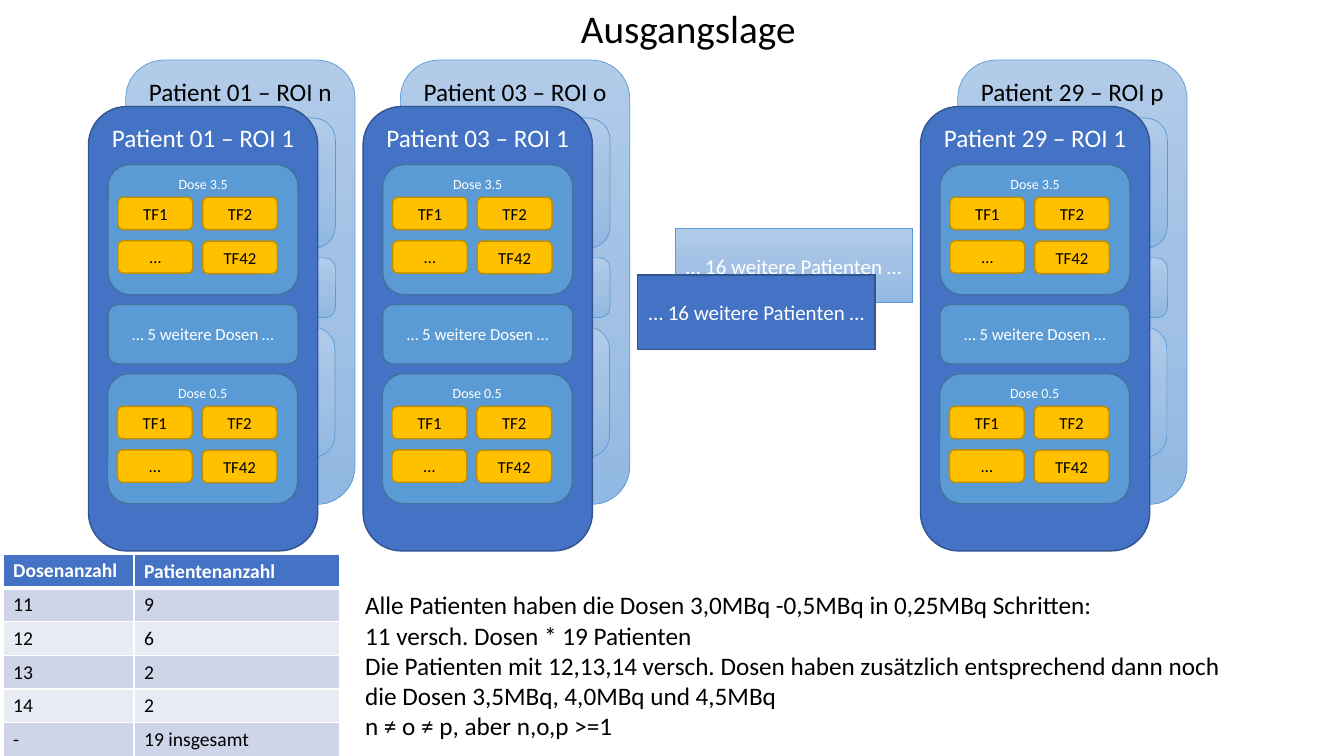
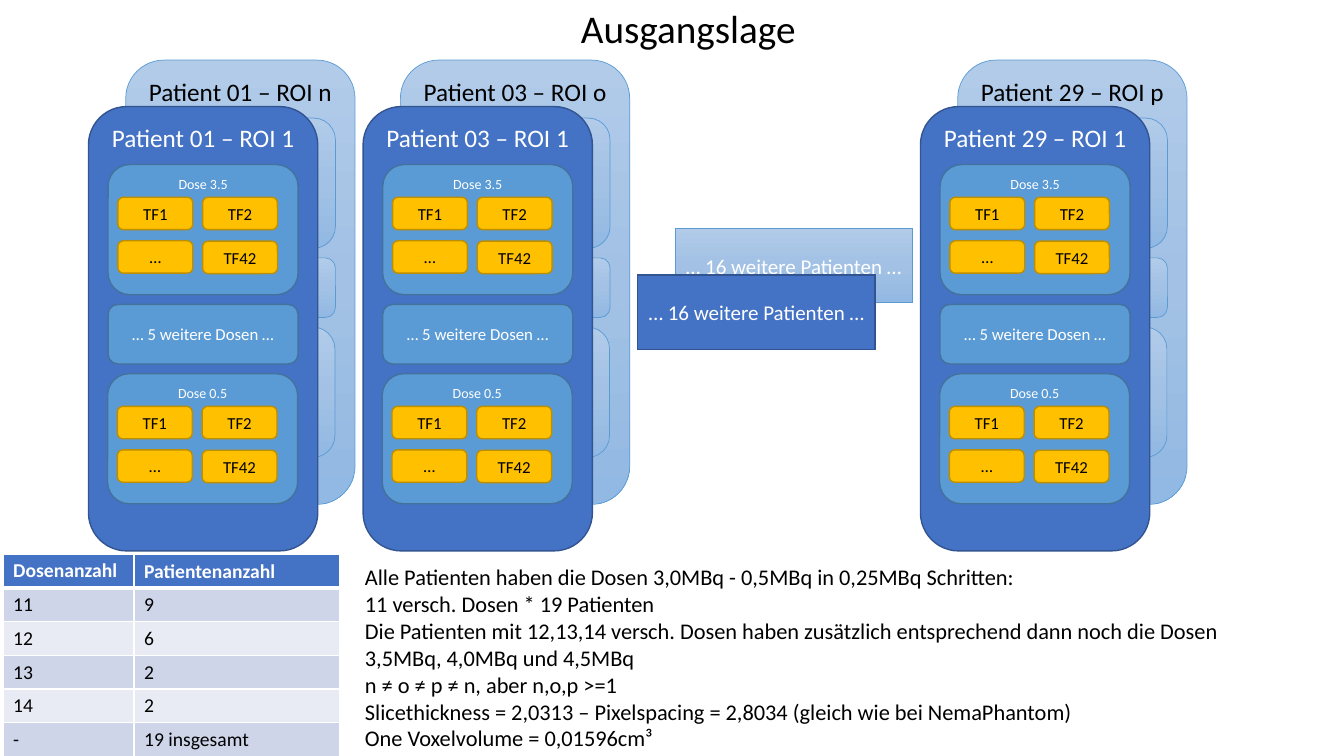
Before and after one commit to thomaskuestner/TAToolbox, a slide deck: slide 1 of Matthias/02-Patients3MBq/Was_wird_wie_getestet.pptx. Drawn at 1344x756 pixels with LibreOffice and Linux fonts; fonts in the diff are those of the drawing. Boxes give left, top, right and bottom in pixels: in the first picture for what was removed or moved away, otherwise in the second. Text is boxed around its words. In the diff, an @@ line names an element or a change of style, - is before the commit and + after.

```diff
--- a/Matthias/02-Patients3MBq/Was_wird_wie_getestet.pptx
+++ b/Matthias/02-Patients3MBq/Was_wird_wie_getestet.pptx
@@ text "Alle Patienten haben die Dosen ...": place and size @@
-text "Alle Patienten haben die Dosen ..." at (365,596,1219,739)
+text "Alle Patienten haben die Dosen ..." at (365,569,1217,749)
@@ text at (365,569,1014,589): text changed; size 18 to 16 pt @@
-Alle Patienten haben die Dosen 3,0MBq -0,5MBq in 0,25MBq Schritten:
+Alle Patienten haben die Dosen 3,0MBq - 0,5MBq in 0,25MBq Schritten:
@@ text at (365,596,1217,670): size 18 to 16 pt in "11 versch. Dosen * 19 Patienten", "Die Patienten mit 12,13,14 versch. Dosen haben ..." @@
@@ text at (365,677,1071,749): text changed; size 18 to 16 pt @@
-n ≠ o ≠ p, aber n,o,p >=1
+n ≠ o ≠ p ≠ n, aber n,o,p >=1
+Slicethickness = 2,0313 – Pixelspacing = 2,8034 (gleich wie bei NemaPhantom)
+One Voxelvolume = 0,01596cm³
```
Also in this commit, not shown: 2 other files.
